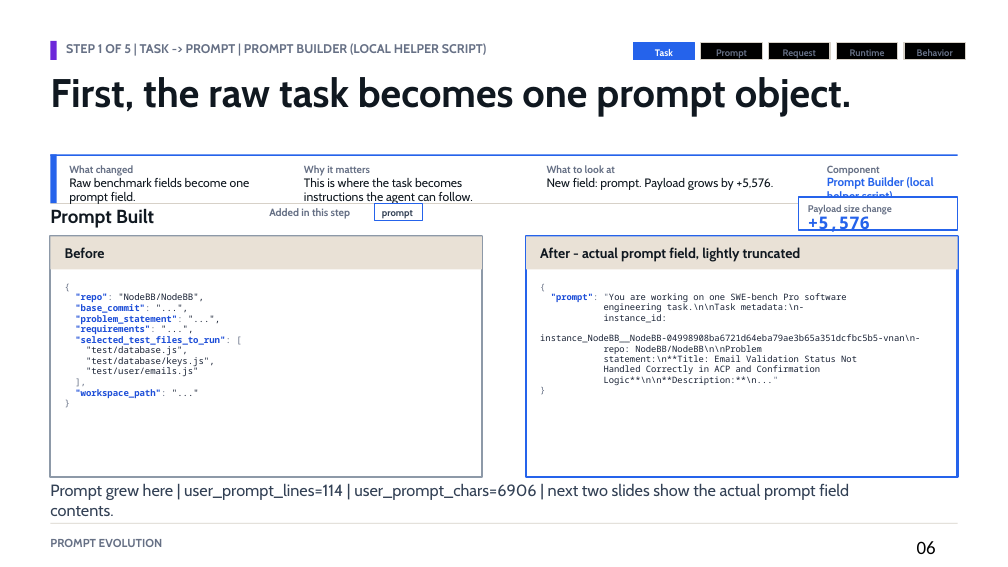
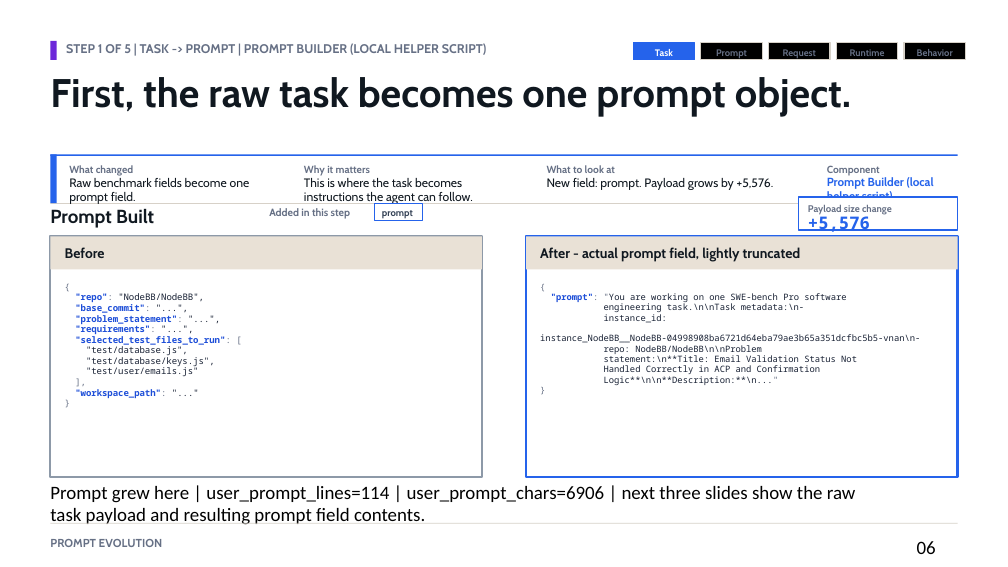
Before and after one commit to the308official-afk/kv_cache_offloading, a slide deck: slide 6 of presentations/deep-agents-prompt-evolution-story.pptx. Drawn at 1008x567 pixels with LibreOffice and Linux fonts; fonts in the diff are those of the drawing. Boxes give left, top, right and bottom in pixels: in the first picture for what was removed or moved away, otherwise in the second. Text is boxed around its words. In the diff, an @@ line names an element or a change of style, - is before the commit and + after.

```diff
--- a/presentations/deep-agents-prompt-evolution-story.pptx
+++ b/presentations/deep-agents-prompt-evolution-story.pptx
@@ text at bbox=[50, 486, 856, 525]: text changed; size 15.5 to 18 pt; font Cabin to Calibri; text colour #334155 to #000000 @@
-Prompt grew here | user_prompt_lines=114 | user_prompt_chars=6906 | next two slides show the actual prompt field contents.
+Prompt grew here | user_prompt_lines=114 | user_prompt_chars=6906 | next three slides show the raw task payload and resulting prompt field contents.
```
Also in this commit, not shown: 11 other slides changed, 12 slides added, 8 slides removed, 45 other files.
